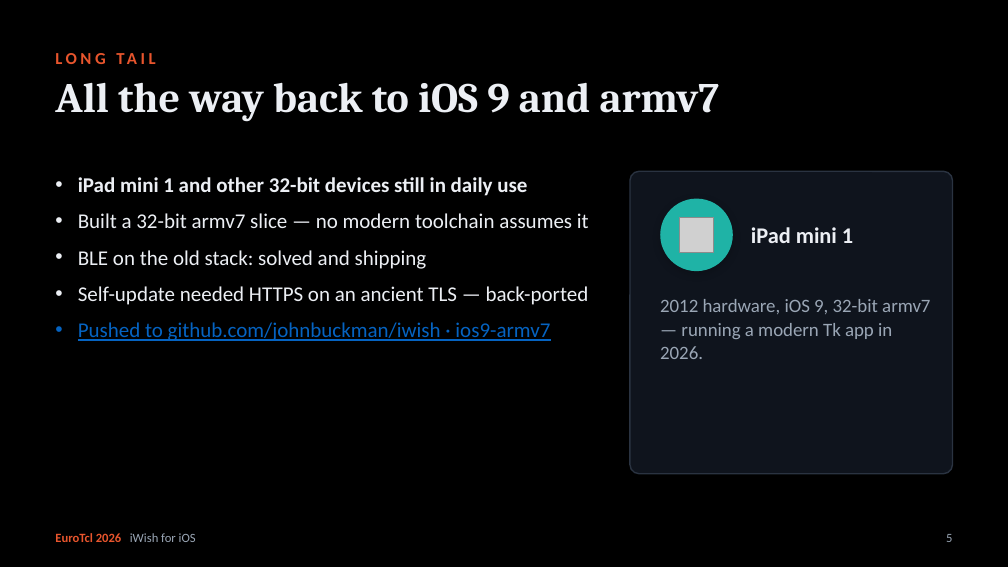
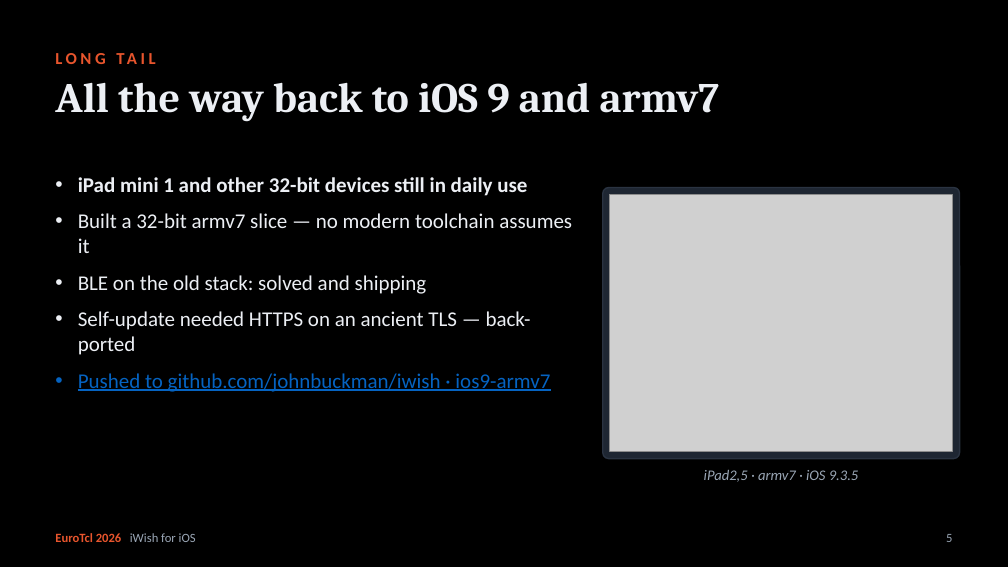
Before and after one commit to johnbuckman/iwish, a slide deck: slide 7 of iWish-for-iOS.pptx. Drawn at 1008x567 pixels with LibreOffice and Linux fonts; fonts in the diff are those of the drawing; grey boxes stand for pictures. Boxes give left, top, right and bottom in pixels: in the first picture for what was removed or moved away, otherwise in the second. Text is boxed around its words. In the diff, an @@ line names an element or a change of style, - is before the commit and + after.

```diff
--- a/iWish-for-iOS.pptx
+++ b/iWish-for-iOS.pptx
@@ text "iPad mini 1 and other ..." rewrapped from (x1=78, y1=177, x2=589, y2=341) to (x1=78, y1=177, x2=572, y2=392) @@
@@ rounded rectangle resized from (x1=630, y1=171, x2=953, y2=474) to (x1=603, y1=187, x2=960, y2=459) @@
@@ rounded rectangle at (x1=603, y1=187, x2=960, y2=459): fill #0F141D to #1E2632; shadow changed; proportions changed @@
@@ picture added at (x1=610, y1=195, x2=953, y2=452) @@
@@ ellipse removed at (x1=660, y1=199, x2=733, y2=271) @@
@@ picture removed at (x1=679, y1=218, x2=715, y2=253) @@
@@ text removed at (x1=751, y1=227, x2=853, y2=243) @@
-iPad mini 1
@@ text removed at (x1=660, y1=299, x2=930, y2=359) @@
-2012 hardware, iOS 9, 32-bit armv7 — running a modern Tk app in 2026.
@@ text added at (x1=704, y1=470, x2=859, y2=482), 10.5 pt, text #9AA6B5, italic @@
+iPad2,5 · armv7 · iOS 9.3.5
```
Also in this commit, not shown: 1 other slide changed, 1 slide added, 1 other file.
